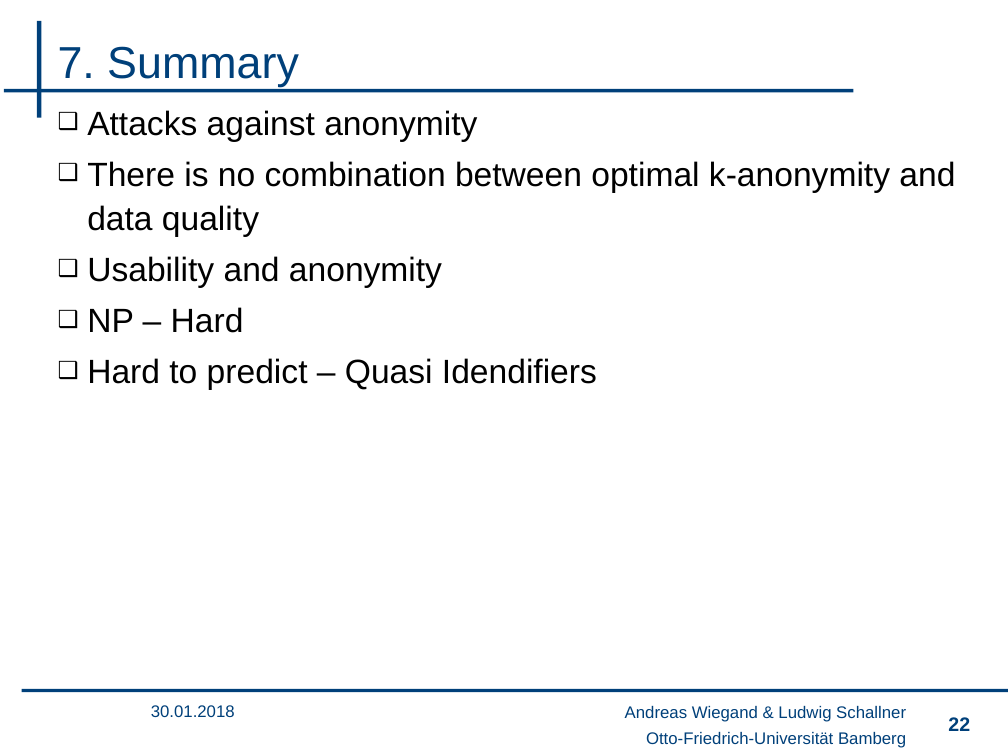
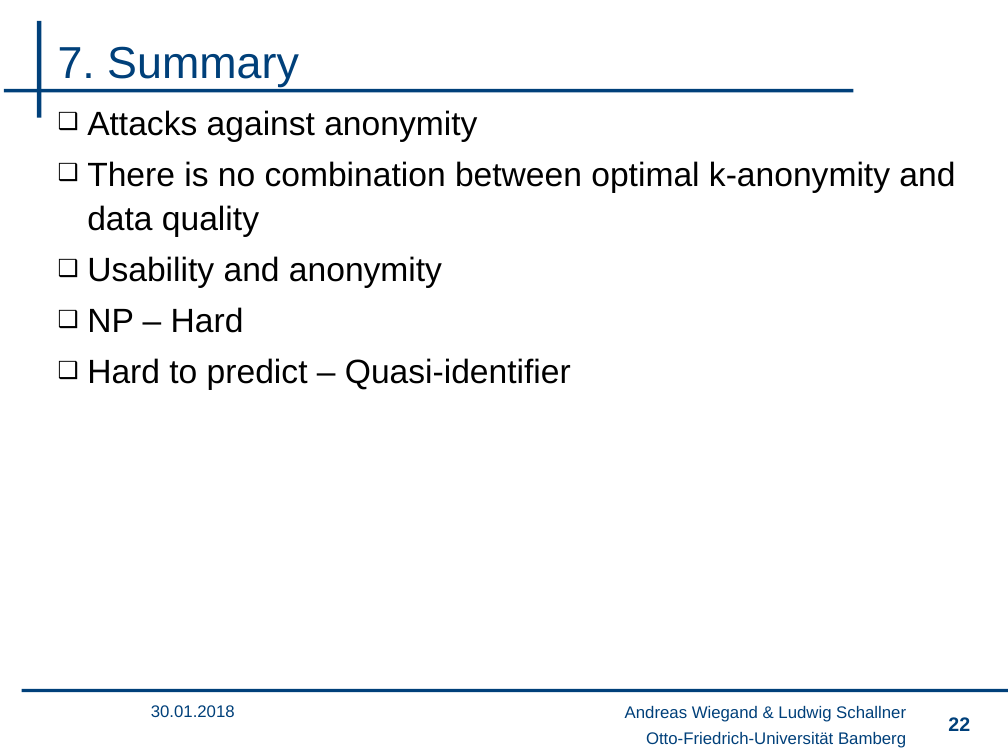
Before and after one commit to wsgan001/PSI-MSem, a slide deck: slide 22 of presentation/sicherheits_final_anV3.pptx. Drawn at 1008x756 pixels with LibreOffice and Linux fonts; fonts in the diff are those of the drawing; background and template pictures are left out. Boxes give left, top, right and bottom in pixels: in the first picture for what was removed or moved away, otherwise in the second. Text is boxed around its words. In the diff, an @@ line names an element or a change of style, - is before the commit and + after.

```diff
--- a/presentation/sicherheits_final_anV3.pptx
+++ b/presentation/sicherheits_final_anV3.pptx
@@ text at [87, 358, 571, 390]: text changed @@
-❑ Hard to predict – Quasi Idendifiers
+❑ Hard to predict – Quasi-identifier
```
Also in this commit, not shown: 8 other slides changed.
